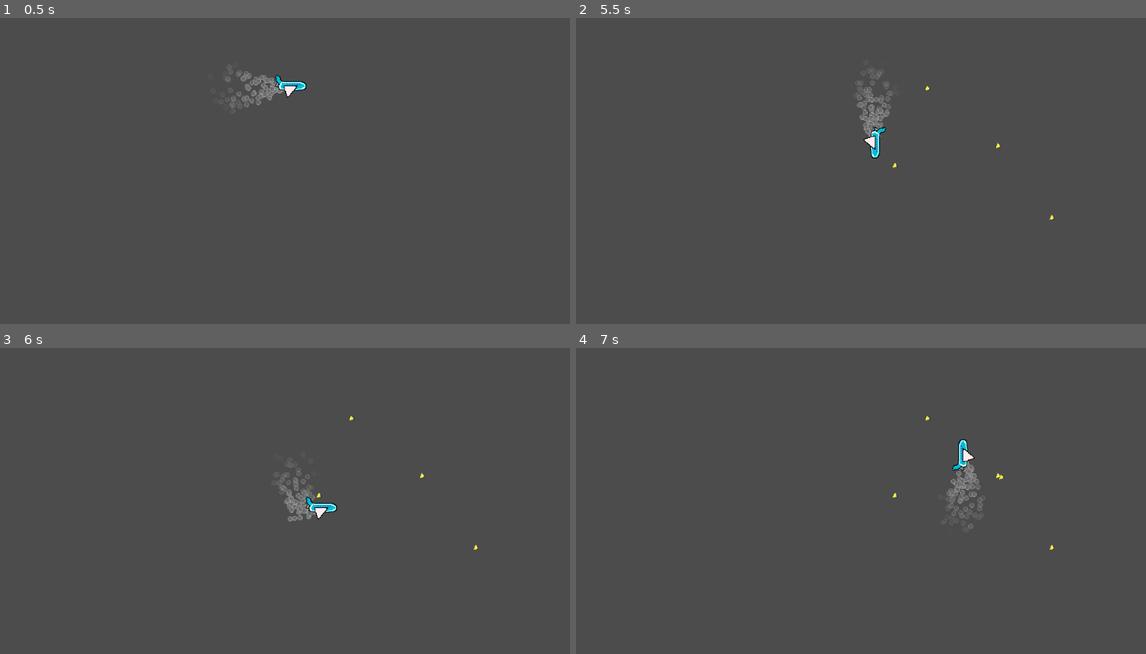
Above: before the commit, frames 1-4 (two rows, left to right).
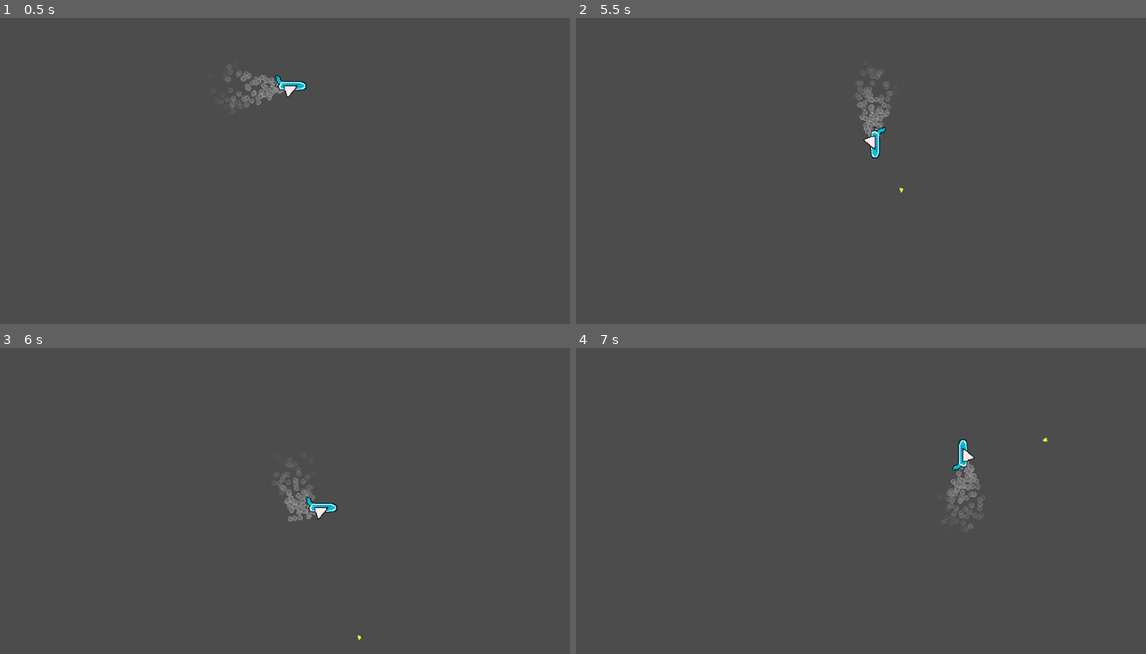
Above: after the commit, the same moments.

Repository: NOTsyrup/Plane-Game
Game: Godot game, scene res://TEMPSCENE.tscn
Two runs of this game, one before a commit and one after it. Both use one fixed random seed, a clock stepped at 60 frames per second and the inputs below. The project has no main scene, so this scene is started directly.
Inputs (mouse positions are in pixels of both pictures, inside the frame that each line leads up to):
- Up to frame 1 (0.5 s): no input
- Up to frame 2 (5.5 s): move the mouse to (1003, 146) at 0.52 s; hold D (player_right) 0.53-1.28 s; hold Space (shoot) 0.53-1.28 s; move the mouse to (741, 183) at 1.27 s; hold S (player_down) 1.28-2.03 s; tap Space (shoot) at 1.35, 2.85, 4.35 s; move the mouse to (929, 85) at 2.02 s; hold D (player_right) 2.03-2.78 s; hold Space (shoot) 2.03-2.78 s; move the mouse to (832, 238) at 2.77 s; hold W (player_up) 2.78-3.53 s; move the mouse to (1054, 219) at 3.52 s; hold Space (shoot) 3.53-4.28 s; hold A (player_left) 3.53-5.03 s; move the mouse to (678, 109) at 4.27 s; move the mouse to (895, 164) at 5.02 s; hold S (player_down) from 5.03 s (still down); hold Space (shoot) from 5.03 s (still down)
- Up to frame 3 (6 s): move the mouse to (193, 403) at 5.77 s; release S (player_down) at 5.78 s; release Space (shoot) at 5.78 s; hold D (player_right) from 5.78 s (still down); tap Space (shoot) at 5.85 s
- Up to frame 4 (7 s): move the mouse to (1003, 476) at 6.52 s; release D (player_right) at 6.53 s; hold W (player_up) from 6.53 s (still down); hold Space (shoot) from 6.53 s (still down)

Frame 1 is identical in both runs. In frame 2, less than 0.1% of the frame differs, in the area x 55-84%, y 22-66%; in frame 3, less than 0.1%; in frame 4, less than 0.1%.

Commit message:
Player Shoots at Mouse Position
Fixed Bugs, player shoots at mouse position. Code is fiddely...

Diff:
--- a/Player/BasePlane.gd
+++ b/Player/BasePlane.gd
@@ -43,10 +43,10 @@
 func shoot():
 	if Input.is_action_pressed("shoot") and is_cooldown:
 		var projectile = projectile_class.instance()
+		get_parent().add_child(projectile)
+		projectile.rotation = 0
+		projectile.position = $ProjectileSpawn.global_position
 		projectile.set_projectile(self, get_global_mouse_position())
-		#TODO: FUNCTION THAT SETS SHOOTER AND MOUSE POSITION WHERE USER CLICKED
-		get_parent().add_child(projectile)
-		projectile.position = $ProjectileSpawn.global_position
 
 		is_cooldown = false
 		$Timer.start()
--- a/Projectiles/BaseProjectile.gd
+++ b/Projectiles/BaseProjectile.gd
@@ -5,15 +5,22 @@
 var projectile_direction = Vector2.ZERO
 var target:Vector2
 
-var is_projectile_set = false
+var forward_vector = Vector2(1,0)
+
 
 var plane_that_shot:KinematicBody2D
 
 
 func _physics_process(delta):
-	projectile_direction = position.direction_to(target)
-	print(projectile_direction)
-	move_and_slide(projectile_direction * SPEED)
+#	projectile_direction = position.direction_to(target)
+	#print(forward_vector)
+	move_and_slide(forward_vector.normalized() * SPEED)
+
+
+func _ready():
+	print(get_parent())
+	look_at(target)
+	print(rotation_degrees)
 
 
 func _on_VisibilityNotifier2D_screen_exited():
@@ -23,8 +30,10 @@
 func set_projectile(shooter, mouse_pos):
 	target = mouse_pos
 	plane_that_shot = shooter
-	look_at(target)
 
+	rotate(shooter.get_angle_to(target))
+	forward_vector = target - position
+	forward_vector = forward_vector.normalized()
 
 
 func _on_Area2D_body_entered(body):
--- a/Projectiles/BaseProjectile.tscn
+++ b/Projectiles/BaseProjectile.tscn
@@ -21,7 +21,6 @@
 
 [node name="CollisionShape2D" type="CollisionShape2D" parent="."]
 visible = false
-position = Vector2( -0.5, 0 )
 shape = SubResource( 1 )
 
 [node name="Area2D" type="Area2D" parent="."]
@@ -30,13 +29,13 @@
 
 [node name="CollisionShape2D" type="CollisionShape2D" parent="Area2D"]
 visible = false
-position = Vector2( -0.5, 0 )
 shape = SubResource( 1 )
 __meta__ = {
 "_edit_group_": true
 }
 
 [node name="VisibilityNotifier2D" type="VisibilityNotifier2D" parent="."]
+visible = false
 
 [connection signal="body_entered" from="Area2D" to="." method="_on_Area2D_body_entered"]
 [connection signal="screen_exited" from="VisibilityNotifier2D" to="." method="_on_VisibilityNotifier2D_screen_exited"]
